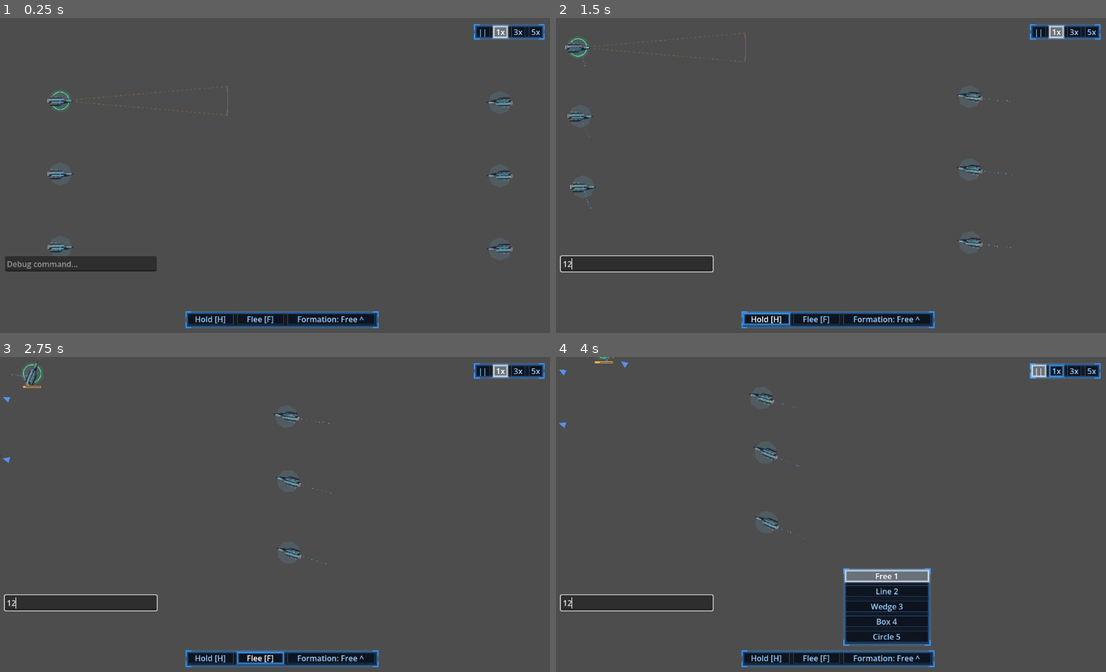
Above: before the commit, frames 1-4 (two rows, left to right).
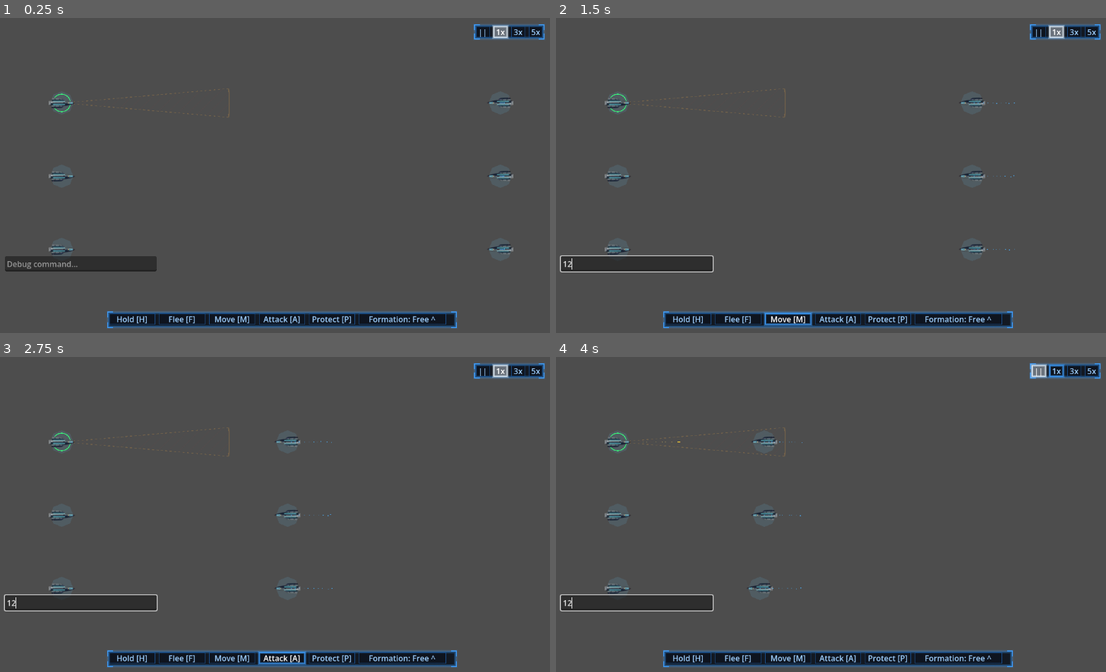
Above: after the commit, the same moments.

Repository: darthlemi/SpaceGame
Game: Godot game, scene res://scenes/combat/combat_scene.tscn
The game is run twice, just before and just after one commit, with the same random seed, the same clock (stepped at 60 frames per second) and the same inputs. This scene is started directly instead of the project's main scene.
Inputs (mouse positions are in pixels of both pictures, inside the frame that each line leads up to):
- Up to frame 1 (0.25 s): no input
- Up to frame 2 (1.5 s): click (638, 263) at 0.52 s; type "12" at 0.6 s; click (787, 320) at 1.25 s, where only the run after the commit has a clickable "Move [M]"
- Up to frame 3 (2.75 s): click (280, 659) at 2 s, where only the run after the commit has a clickable "Attack [A]"
- Up to frame 4 (4 s): click (886, 659) at 2.75 s, where only the run after the commit has a clickable "Protect [P]"; click "||" at 3.5 s

The runs differ from the first frame. In frame 1, 2.6% of the frame differs, in the area x 8-94%, y 21-99%; in frame 2, 3.2%; in frame 3, 3.1%; in frame 4, 6.8%, in the area x 0-84%, y 0-99%.

Commit message:
Fix review findings in Tasks 1-2: HOLD_POSITION spawn anchor, Protect stationing
A background review of Tasks 1-2 (commit 9e131ed and earlier) surfaced two
real bugs and several lower-severity issues, now all fixed:

- Critical: HOLD_POSITION's anchor was still latched in execute_order()
  immediately on _ready(), before spawners reposition the ship, so every
  idle ship actually held station at the pre-placement origin rather than
  its spawn point. The Task 1 drift test only awaited 2 physics frames,
  too short to notice before engine.hold_station pulled the ship back. Now
  deferred to the first _process_hold_position tick (mirroring HOLD's
  existing _hold_anchored latch), and the test widened to 90 frames.
- High: _process_protect flew the guard straight onto the protectee's own
  position when no threat was in reach (the common state at battle start),
  pinning it against the ally's hull. Now holds the guard's own existing
  bearing from the protectee instead, and faces the station itself so it
  actually turns to travel there rather than creeping at reverse-thrust
  speed indefinitely.
- High: the sideways collision-avoidance nudge added for the threat-side
  approach was a flat 70px, tuned to the test's corvette-sized protectee;
  scaled it to both hulls' radii instead, and added the same
  CombatTactics.separation_push multiple guards on one protectee need to
  avoid stacking (mirroring _park_at).
- Added test coverage for Review Focus 2's oversized-fleet case (weakest
  ships land behind the anchor line, not just in composition order) and
  Review Focus 1's hull-destroyed-mid-step case (not just an externally
  queue_free'd target).
- Fixed center_out_anchors to break ties by original index (Array.sort_custom
  isn't guaranteed stable, contradicting its documented contract), cached
  strength_of per index instead of recomputing (with a load()) on every
  sort comparison, fixed a broken %s format string in a test failure
  message, and corrected the spec's Protect description (said "away from
  the threat," the design intent and its own test both want "toward it").
- OrderBar's three new buttons (Move/Attack/Protect, from in-progress Task 3)
  overflowed the bar's background at the old width; widened it.

Co-Authored-By: Claude Sonnet 5 <noreply@anthropic.com>

Diff:
--- a/scenes/ui/order_bar.tscn
+++ b/scenes/ui/order_bar.tscn
@@ -8,9 +8,9 @@
 anchor_top = 1.0
 anchor_right = 0.5
 anchor_bottom = 1.0
-offset_left = -200.0
+offset_left = -360.0
 offset_top = -50.0
-offset_right = 200.0
+offset_right = 360.0
 offset_bottom = -10.0
 grow_horizontal = 2
 grow_vertical = 0
@@ -40,6 +40,21 @@
 focus_mode = 0
 text = "Flee [F]"
 
+[node name="MoveButton" type="Button" parent="Row"]
+custom_minimum_size = Vector2(100, 0)
+focus_mode = 0
+text = "Move [M]"
+
+[node name="AttackButton" type="Button" parent="Row"]
+custom_minimum_size = Vector2(100, 0)
+focus_mode = 0
+text = "Attack [A]"
+
+[node name="ProtectButton" type="Button" parent="Row"]
+custom_minimum_size = Vector2(100, 0)
+focus_mode = 0
+text = "Protect [P]"
+
 [node name="FormationButton" type="Button" parent="Row"]
 custom_minimum_size = Vector2(184, 0)
 focus_mode = 0
--- a/scripts/combat/combat_scene.gd
+++ b/scripts/combat/combat_scene.gd
@@ -156,15 +156,28 @@
 	for a in anchors:
 		centre += a
 	centre /= float(anchors.size())
-	var sorted := anchors.duplicate()
-	sorted.sort_custom(func(a: Vector2, b: Vector2) -> bool: return a.distance_to(centre) < b.distance_to(centre))
+	var order: Array[int] = []
+	for i in anchors.size():
+		order.append(i)
+	# Array.sort_custom isn't guaranteed stable, so tie-break equidistant anchors (e.g.
+	# two symmetric flanks) by original index explicitly rather than leaving it to
+	# whatever order the sort happens to produce.
+	order.sort_custom(func(a: int, b: int) -> bool:
+		var da := anchors[a].distance_to(centre)
+		var db := anchors[b].distance_to(centre)
+		return a < b if is_equal_approx(da, db) else da < db
+	)
+	var sorted: Array[Vector2] = []
+	for i in order:
+		sorted.append(anchors[i])
 	return sorted
 
 func _spawn_fleet_from_data(fleet_data: CampaignFleet, indices: Array[int], points: Array[Vector2], own_group: StringName, opposing_group: StringName, facing_rotation: float) -> Array[Ship]:
 	var spawned: Array[Ship] = []
-	indices.sort_custom(func(a: int, b: int) -> bool:
-		return strength_of(fleet_data.ship_compositions[a]) > strength_of(fleet_data.ship_compositions[b])
-	)
+	var strengths: Dictionary = {}
+	for i in indices:
+		strengths[i] = strength_of(fleet_data.ship_compositions[i])
+	indices.sort_custom(func(a: int, b: int) -> bool: return strengths[a] > strengths[b])
 	var spawn_points := formation_points(center_out_anchors(points), indices.size(), facing_rotation)
 	for k in indices.size():
 		var point: Vector2 = spawn_points[k]
--- a/scripts/ship/ship.gd
+++ b/scripts/ship/ship.gd
@@ -117,11 +117,16 @@
 	if order.type != Order.Type.FLEE:
 		_flee_spool = 0.0
 	if order.type == Order.Type.HOLD_POSITION:
-		_hold_position_anchor = global_position
+		# Spawners place a ship after its _ready issues HOLD_POSITION, so latching the
+		# anchor here would freeze it at the pre-placement position; defer to the first
+		# _process_hold_position tick instead, same as HOLD's _hold_anchored latch.
+		_hold_anchored = false
 		_idle_target = null
 	if order.type == Order.Type.HOLD:
 		_hold_anchored = false
 		_loiter_timer = 0.0
+	if order.type == Order.Type.PROTECT:
+		_idle_target = null
 
 func flee_progress() -> float:
 	return clampf(_flee_spool / _flee_spool_time(), 0.0, 1.0)
@@ -388,6 +393,9 @@
 
 # Stays on the anchor and turns to the best enemy in reach; never moves toward one.
 func _process_hold_position(delta: float, candidates: Array) -> void:
+	if not _hold_anchored:
+		_hold_position_anchor = global_position
+		_hold_anchored = true
 	_retarget_timer -= delta
 	if _retarget_timer <= 0.0 or not _is_live_target(_idle_target):
 		var reach := attack_range()
@@ -407,7 +415,14 @@
 # Picks a new enemy to attack when an order's target is gone; falls back to
 # HOLD_POSITION (anchored where the ship currently is) if none remain.
 func _attack_or_fallback(candidates: Array) -> void:
-	var new_target := CombatTactics.pick_target(self, candidates, null)
+	# pick_target only checks is_instance_valid, which stays true until the free queue
+	# flushes; filter out a target queued for deletion this same tick so a ship doesn't
+	# re-issue an ATTACK_TARGET order on a corpse and skip a frame of real movement.
+	var live_candidates: Array = []
+	for candidate in candidates:
+		if _is_live_target(candidate):
+			live_candidates.append(candidate)
+	var new_target := CombatTactics.pick_target(self, live_candidates, null)
 	if new_target != null:
 		execute_order(Order.attack_target(new_target))
 	else:
@@ -429,16 +444,33 @@
 				in_reach.append(candidate)
 		_idle_target = CombatTactics.pick_target(self, in_reach, _idle_target)
 		_retarget_timer = CombatTactics.RETARGET_INTERVAL
-	var station := protectee.global_position
 	var face := global_position + Vector2.RIGHT.rotated(rotation) * 100.0
+	var station: Vector2
 	if _idle_target != null:
 		var toward_threat := _idle_target.global_position - protectee.global_position
 		var dir := toward_threat.normalized() if toward_threat.length() > 0.01 else Vector2.RIGHT
 		# A guard starting opposite the threat would steer straight through the protectee's
-		# own hull; nudge the station sideways so the approach curves around it instead.
+		# own hull; nudge the station sideways (scaled to both hulls' radii, not a flat
+		# guess) so the approach curves around it instead.
+		var clearance := _hit_radius_of(protectee) + hit_radius + ENGAGE_HULL_GAP
 		var side := 1.0 if get_instance_id() % 2 == 0 else -1.0
-		station = protectee.global_position + dir * PROTECT_STANDOFF + dir.orthogonal() * side * 70.0
+		station = protectee.global_position + dir * PROTECT_STANDOFF + dir.orthogonal() * side * clearance
 		face = _idle_target.global_position
+	else:
+		# No threat in reach: hold the guard's own current bearing from the protectee,
+		# not the protectee's bare position, so it doesn't fly into its ally's hull.
+		var own_bearing := global_position - protectee.global_position
+		var dir := own_bearing.normalized() if own_bearing.length() > 0.01 else Vector2.RIGHT.rotated(rotation)
+		station = protectee.global_position + dir * PROTECT_STANDOFF
+		# Face the station itself (not the guard's current, possibly stale, heading) so
+		# it actually turns to travel there instead of creeping sideways/backward at
+		# the reduced reverse-thrust speed indefinitely.
+		face = station
+	var protector_positions: Array[Vector2] = []
+	for ally in _live_allies():
+		if ally != self and ally.current_order != null and ally.current_order.type == Order.Type.PROTECT and ally.current_order.target_ship == protectee:
+			protector_positions.append(ally.global_position)
+	station += CombatTactics.separation_push(global_position, protector_positions, hit_radius * CombatTactics.SEPARATION_RADIUS_FACTOR) * CombatTactics.SEPARATION_STRENGTH
 	var result := engine.hold_station(global_position, rotation, face, station, delta)
 	rotation = result["rotation"]
 	velocity = result["velocity"]
--- a/scripts/ui/order_bar.gd
+++ b/scripts/ui/order_bar.gd
@@ -4,6 +4,9 @@
 signal flee_pressed
 signal formation_picked(type: Formation.Type)
 signal hold_pressed
+signal move_pressed
+signal attack_pressed
+signal protect_pressed
 
 const FORMATION_NAMES := {
 	Formation.Type.NONE: "Free",
@@ -15,6 +18,9 @@
 
 @onready var hold_button: Button = $Row/HoldButton
 @onready var flee_button: Button = $Row/FleeButton
+@onready var move_button: Button = $Row/MoveButton
+@onready var attack_button: Button = $Row/AttackButton
+@onready var protect_button: Button = $Row/ProtectButton
 @onready var formation_button: Button = $Row/FormationButton
 @onready var popup: Control = $Popup
 @onready var popup_buttons: Control = $Popup/Buttons
@@ -25,6 +31,9 @@
 	set_has_selection(false)
 	hold_button.pressed.connect(func(): hold_pressed.emit())
 	flee_button.pressed.connect(func(): flee_pressed.emit())
+	move_button.pressed.connect(func(): move_pressed.emit())
+	attack_button.pressed.connect(func(): attack_pressed.emit())
+	protect_button.pressed.connect(func(): protect_pressed.emit())
 	formation_button.pressed.connect(func(): popup.visible = not popup.visible)
 	var group := ButtonGroup.new()
 	# Hotkeys 1-5 follow the enum order.
--- a/tests/test_combat_scene.gd
+++ b/tests/test_combat_scene.gd
@@ -15,6 +15,7 @@
 	var failures: Array[String] = []
 	failures.append_array(_formation_failures())
 	failures.append_array(_strength_and_anchor_failures())
+	failures.append_array(_oversized_fleet_strength_failures())
 	var scene: Node2D = CombatSceneScene.instantiate()
 	tree.root.add_child(scene)
 
@@ -43,8 +44,11 @@
 	var spawn_positions: Array[Vector2] = []
 	for ship in scene.player_ships:
 		spawn_positions.append(ship.global_position)
-	await tree.physics_frame
-	await tree.physics_frame
+	# Two frames is too short to catch a ship that anchored HOLD_POSITION at the
+	# pre-placement origin instead of its spawn point (it still looks "near" for the
+	# first couple of frames before engine.hold_station pulls it there in earnest).
+	for i in 90:
+		await tree.physics_frame
 	for k in scene.player_ships.size():
 		var drift: float = scene.player_ships[k].global_position.distance_to(spawn_positions[k])
 		if drift >= 10.0:
@@ -941,6 +945,38 @@
 		failures.append("center_out_anchors: expected a single anchor unchanged, got %s" % [scene_script.center_out_anchors(single)])
 	return failures
 
+# Review Focus 2's second half: a fleet bigger than the anchor count must put its
+# weakest ships in the rear rows, not just wherever they fell in ship_compositions order.
+static func _oversized_fleet_strength_failures() -> Array[String]:
+	var failures: Array[String] = []
+	var scene_script = load("res://scripts/combat/combat_scene.gd")
+	var comps: Array[Dictionary] = []
+	for i in 4:
+		var comp := ShipType.new_composition(ShipType.Kind.CORVETTE)
+		# Distinct, known strengths: comps[0] weakest .. comps[3] strongest.
+		for _d in i:
+			ShipType.set_equipped_path(comp, ShipType.SlotType.WEAPON, 0, "res://resources/weapons/heavy_beam.tres")
+		comps.append(comp)
+	var indices: Array[int] = [0, 1, 2, 3]
+	indices.shuffle()
+	var strengths: Dictionary = {}
+	for i in indices:
+		strengths[i] = scene_script.strength_of(comps[i])
+	indices.sort_custom(func(a: int, b: int) -> bool: return strengths[a] > strengths[b])
+	var anchors: Array[Vector2] = [Vector2(1000, 1400), Vector2(1000, 1600)]
+	var spawn_points: Array[Vector2] = scene_script.formation_points(scene_script.center_out_anchors(anchors), indices.size(), 0.0)
+	for k in anchors.size():
+		if not anchors.has(spawn_points[k]):
+			failures.append("oversized_fleet_strength: expected the %d strongest ships on the anchors, point %d was %s" % [anchors.size(), k, spawn_points[k]])
+	for k in range(anchors.size(), indices.size()):
+		if anchors.has(spawn_points[k]):
+			failures.append("oversized_fleet_strength: expected the weaker ships behind the anchor line, point %d was still an anchor %s" % [k, spawn_points[k]])
+	# comps[0] (the weakest) must end up paired with a rear point, not an anchor.
+	var weakest_slot := indices.find(0)
+	if weakest_slot < anchors.size():
+		failures.append("oversized_fleet_strength: expected the weakest composition's slot %d behind the anchor line" % weakest_slot)
+	return failures
+
 static func kept_player_count_wrong(kept_hp: Array[float]) -> bool:
 	return kept_hp.size() != 2 or not kept_hp.has(25.0)
 
--- a/tests/test_order_bar.gd
+++ b/tests/test_order_bar.gd
@@ -9,6 +9,7 @@
 	await _check_formation_popup_opens_and_closes(tree, failures)
 	await _check_label_tracks_formation(tree, failures)
 	await _check_bar_inside_viewport_and_stops_mouse(tree, failures)
+	await _check_new_buttons_emit(tree, failures)
 	return failures
 
 static func _open(tree: SceneTree) -> OrderBar:
@@ -104,3 +105,19 @@
 	if popup_rect.intersects(background.get_global_rect()):
 		failures.append("order bar: expected the popup above the bar, not overlapping it")
 	bar.get_parent().queue_free()
+
+static func _check_new_buttons_emit(tree: SceneTree, failures: Array[String]) -> void:
+	var bar := await _open(tree)
+	var move_btn: Button = bar.get_node("Row/MoveButton")
+	var attack_btn: Button = bar.get_node("Row/AttackButton")
+	var protect_btn: Button = bar.get_node("Row/ProtectButton")
+	var presses: Array[String] = []
+	bar.move_pressed.connect(func(): presses.append("move"))
+	bar.attack_pressed.connect(func(): presses.append("attack"))
+	bar.protect_pressed.connect(func(): presses.append("protect"))
+	move_btn.pressed.emit()
+	attack_btn.pressed.emit()
+	protect_btn.pressed.emit()
+	if presses != ["move", "attack", "protect"]:
+		failures.append("order bar: expected move_pressed, attack_pressed, protect_pressed in order, got %s" % [presses])
+	bar.get_parent().queue_free()
--- a/tests/test_protect_and_retarget_async.gd
+++ b/tests/test_protect_and_retarget_async.gd
@@ -12,6 +12,7 @@
 	await _check_protect_faces_threat(tree, failures)
 	await _check_attack_retargets_on_loss(tree, failures)
 	await _check_protect_falls_back_when_protectee_lost(tree, failures)
+	await _check_attack_retargets_when_hull_destroyed_mid_step(tree, failures)
 	return failures
 
 static func _spawn(tree: SceneTree, pos: Vector2, weapon: Weapon, group: StringName) -> Ship:
@@ -79,7 +80,7 @@
 	target.queue_free()
 	await _run_for(tree, 0.5)
 	if attacker.current_order.type != Order.Type.ATTACK_TARGET or attacker.current_order.target_ship != backup:
-		failures.append("attack_retargets_on_loss: expected the attacker to retarget the remaining enemy, got %s" % [attacker.current_order.type, attacker.current_order.target_ship])
+		failures.append("attack_retargets_on_loss: expected the attacker to retarget the remaining enemy, got %s / %s" % [attacker.current_order.type, attacker.current_order.target_ship])
 	await _cleanup(tree, [backup, attacker])
 
 static func _check_protect_falls_back_when_protectee_lost(tree: SceneTree, failures: Array[String]) -> void:
@@ -93,3 +94,18 @@
 	if guard.current_order.type != Order.Type.ATTACK_TARGET or guard.current_order.target_ship != threat:
 		failures.append("protect_falls_back_when_protectee_lost: expected the guard to attack the remaining enemy, got %s / %s" % [guard.current_order.type, guard.current_order.target_ship])
 	await _cleanup(tree, [threat, guard])
+
+# Review Focus 1's exact scenario: the target dies from hull damage (queue_free called
+# from _on_hull_destroyed, mid-signal, not from the test directly) the same tick its
+# order is read. Must not SCRIPT ERROR on the stale reference, and must retarget cleanly.
+static func _check_attack_retargets_when_hull_destroyed_mid_step(tree: SceneTree, failures: Array[String]) -> void:
+	var target := await _spawn_dummy(tree, Vector2(700.0, 500.0), ENEMY_GROUP)
+	var backup := await _spawn_dummy(tree, Vector2(750.0, 540.0), ENEMY_GROUP)
+	var attacker := await _spawn(tree, Vector2(500.0, 500.0), Railgun, ALLY_GROUP)
+	attacker.execute_order(Order.attack_target(target))
+	await _run_for(tree, 0.1)
+	target.hull.apply_damage(target.hull.max_hp)
+	await _run_for(tree, 0.5)
+	if attacker.current_order.type != Order.Type.ATTACK_TARGET or attacker.current_order.target_ship != backup:
+		failures.append("attack_retargets_when_hull_destroyed_mid_step: expected the attacker to retarget the remaining enemy, got %s / %s" % [attacker.current_order.type, attacker.current_order.target_ship])
+	await _cleanup(tree, [backup, attacker])
Not shown, changed: docs/superpowers/specs/2026-11-06-combat-commands-pacing-design.md
